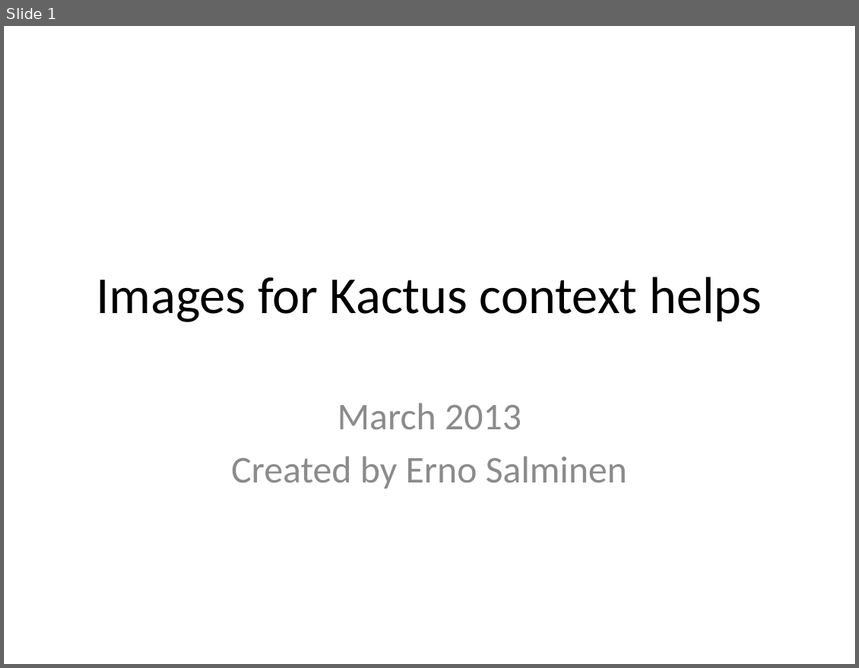
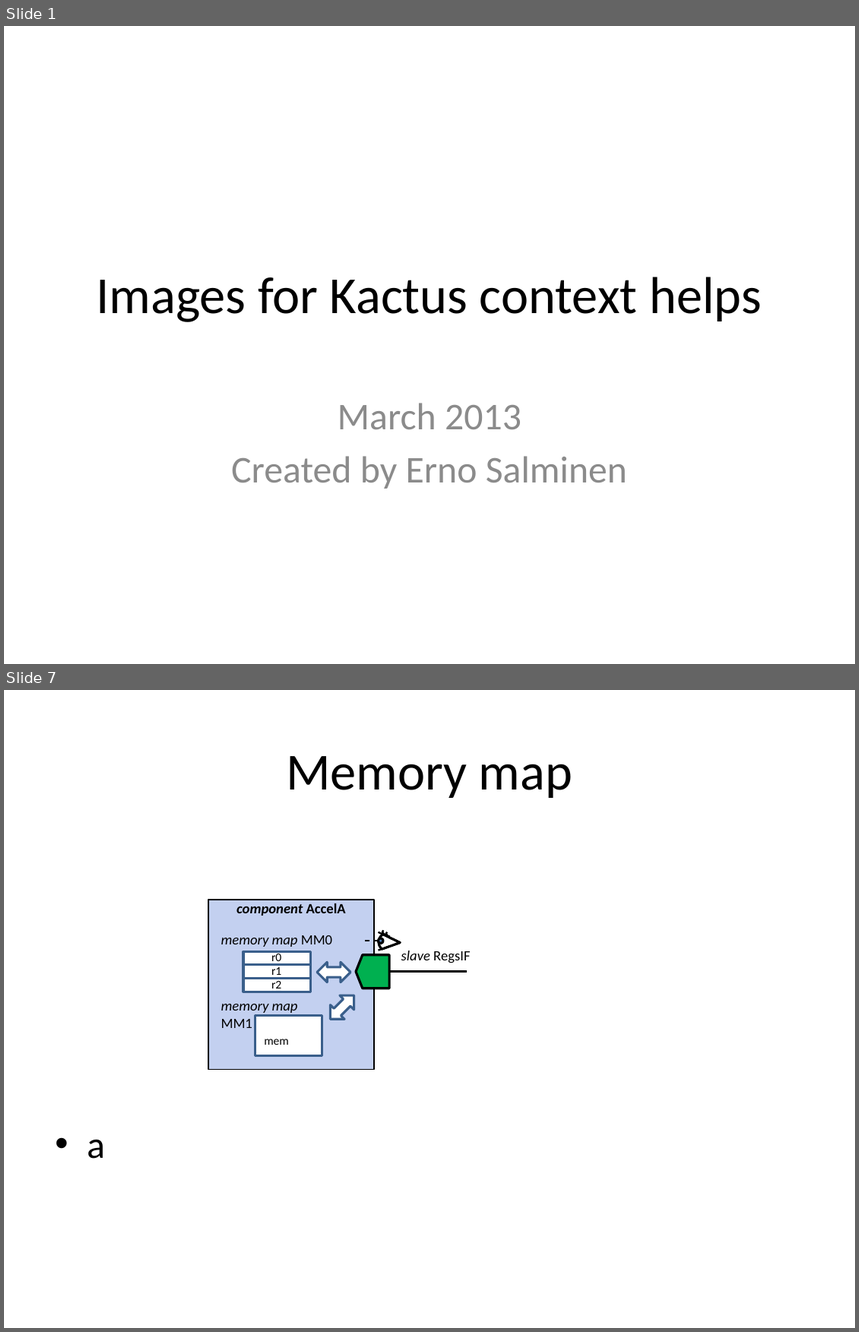
Before and after one commit to Martoni/kactus2, a slide deck: Help/images/img_sources.pptx. Shown one above the other, each under a label of ours: slide 1 before the commit, slides 1 and 7 after it; the slides between them are not shown. The pictures are 859x668 and 859x1332 pixels, drawn with LibreOffice and Linux fonts; fonts in the diff are those of the drawing. Boxes give left, top, right and bottom in pixels: in the first picture for what was removed or moved away, otherwise in the second. Text is boxed around its words. In the diff, an @@ line names an element or a change of style, - is before the commit and + after.

```diff
--- a/Help/images/img_sources.pptx
+++ b/Help/images/img_sources.pptx
@@ slide 7 added at <box>4,690,855,1328</box>, background #FFFFFF @@
@@ title added at <box>286,756,572,798</box>, 44 pt, text #000000 @@
+Memory map
@@ rectangle added at <box>208,900,374,1070</box>, fill #C3D0F0, outline #000000 1 pt, 12 pt, text #000000, bold, italic @@
+component AccelA
@@ text added at <box>221,935,332,947</box>, 12 pt, text #000000, italic @@
+memory map MM0
@@ rectangle added at <box>243,951,310,965</box>, fill #FFFFFF, outline #3A5F8C 2 pt @@
@@ text added at <box>272,951,281,964</box>, 10 pt, text #000000 @@
+r0
@@ left right arrow added at <box>317,962,351,983</box>, fill #FFFFFF, outline #3A5F8C 2 pt @@
@@ flow chart offpage connector added at <box>356,954,389,988</box>, fill #00B050, outline #000000 2 pt @@
@@ group added at <box>363,929,423,958</box>: 3 lines, 2 freeform shapes, 1 pie slice (boxed as its full ellipse), 1 ellipse @@
@@ text added at <box>401,951,470,964</box>, 12 pt, text #000000 @@
+slave RegsIF
@@ rectangle added at <box>243,979,310,992</box>, fill #FFFFFF, outline #3A5F8C 2 pt @@
@@ rectangle added at <box>243,965,310,979</box>, fill #FFFFFF, outline #3A5F8C 2 pt @@
@@ text added at <box>272,965,281,979</box>, 10 pt, text #000000 @@
+r1
@@ text added at <box>272,979,281,992</box>, 10 pt, text #000000 @@
+r2
@@ line added from (389, 972) to (467, 972), #000000 2.25 pt @@
@@ text added at <box>221,1004,298,1028</box>, 12 pt, text #000000, italic @@
+memory map MM1
@@ left right arrow added at <box>323,989,361,1027</box>, fill #FFFFFF, outline #3A5F8C 2 pt @@
@@ rectangle added at <box>255,1016,322,1056</box>, fill #FFFFFF, outline #3A5F8C 2 pt @@
@@ text added at <box>264,1039,288,1045</box>, 10 pt, text #000000 @@
+mem
@@ text added at <box>87,1139,105,1159</box>, 32 pt, text #000000 @@
+• a
```
Also in this commit, not shown: 2 slides changed, 4 other slides added, 1 slide removed, 24 other files.
